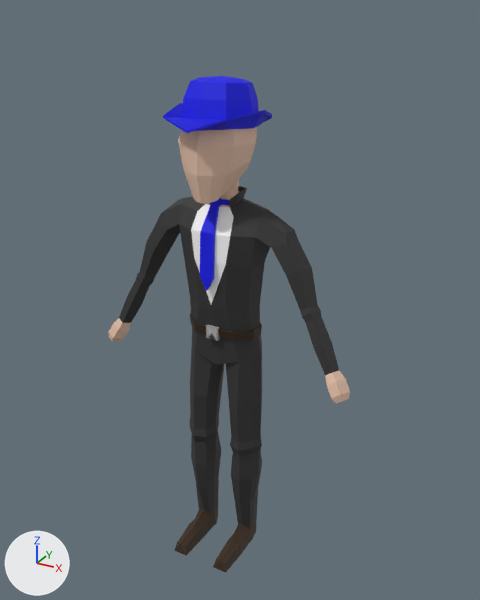
A saved change to the FBX model models/man_animation.fbx.
Both versions are drawn from a 50 mm camera at (4.6, -7.75, 8.3) aimed at (0.2, 0.25, 4.31). Arrows for +X, +Y and +Z are at lower left; the lights stay in place. Where no turn or scale is listed for an object, it has been applied to the vertices.

In view in the first picture: 'BowlerHat', 'Guy'.
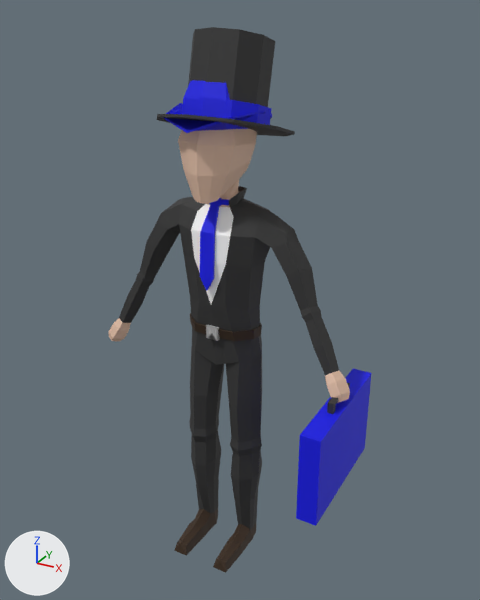
Commit message: both hats

What differs and where, as boxes [x1, y1, x2, y2] in the pictures (480 x 600 px):
```json
{"object": "Guy", "change": "reshaped", "before": [109, 127, 350, 573], "after": [109, 129, 371, 573], "on screen": "9% wider"}
{"object": "Tophead", "change": "shown", "after": [157, 27, 295, 136], "on screen": "black"}
{"part": 1, "of": "me_guy", "change": "added", "after": [296, 369, 371, 526], "on screen": "blue"}
{"part": 2, "of": "me_guy", "change": "added", "after": [327, 383, 350, 414]}
```

Scene script edits in JSON lines:
```json
{"block": "me_guy", "where": "# used by ob_guy; location = (0.0, 0.0, 0.0)"}
{"op": "remove", "block": "me_guy", "code": "me_guy.from_pydata(...)  # 588 vertices, 594 faces; spans x -2.09..2.09, y -0.77..0.63, z -0.04..7.27"}
{"op": "add", "block": "me_guy", "code": "me_guy.from_pydata(...)  # 620 vertices, 622 faces; spans x -2.09..2.09, y -1.04..0.96, z -0.04..7.27"}
{"block": "me_guy", "change": "me_guy part 1: a new loose piece, a box spanning x 1.79..2.09, y -1.04..0.96, z 1.85..3.22, in mat_groupcolor (blue #0006e7)"}
{"block": "me_guy", "change": "me_guy part 2: a new loose piece of 24 vertices spanning x 1.91..1.99, y -0.37..0.25, z 3.17..3.39, in mat_suit (black #313131)"}
{"op": "remove", "block": "ob_tophead", "code": "ob_tophead.hide_viewport = True"}
{"op": "set", "path": "ob_tophead.location", "old": "(0.01, -0.04, 2.5)", "new": "(0.02, 0.28, 7.41)"}
```
